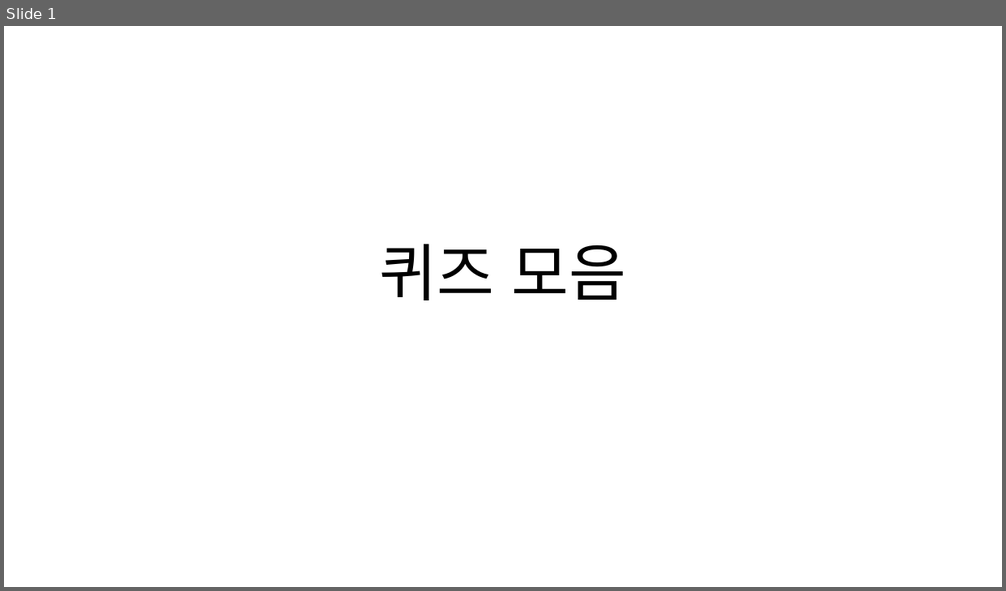
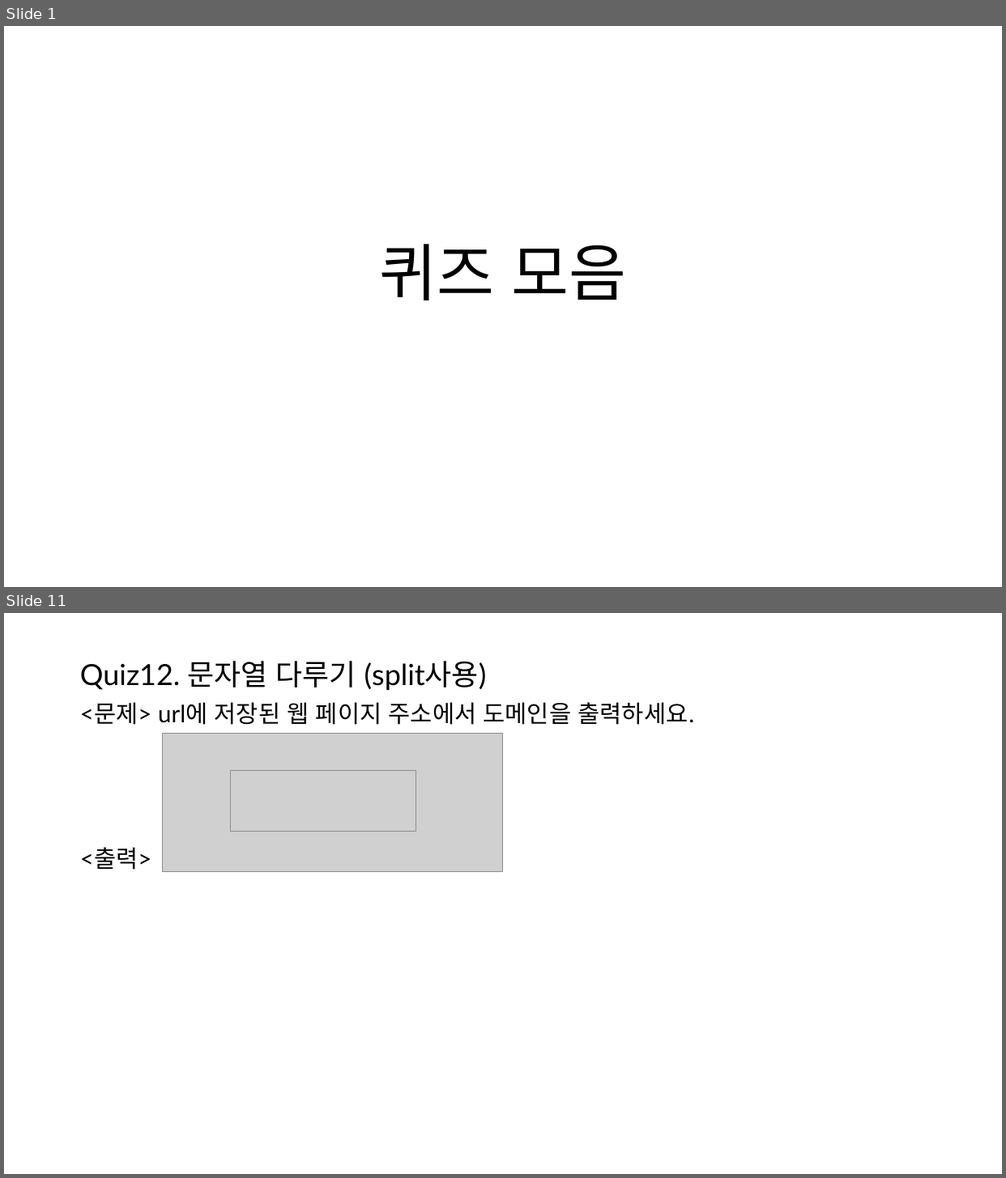
Before and after one commit to HongB1/2022-KHU-Bioinformatics-lab, a slide deck: image_slide/Quiz.pptx. Shown one above the other, each under a label of ours: slide 1 before the commit, slides 1 and 11 after it; the slides between them are not shown. The pictures are 1006x591 and 1006x1178 pixels, drawn with LibreOffice and Linux fonts; fonts in the diff are those of the drawing; grey boxes stand for pictures. Boxes give left, top, right and bottom in pixels: in the first picture for what was removed or moved away, otherwise in the second. Text is boxed around its words. In the diff, an @@ line names an element or a change of style, - is before the commit and + after.

```diff
--- a/image_slide/Quiz.pptx
+++ b/image_slide/Quiz.pptx
@@ slide 11 added at box(4, 613, 1002, 1174), background #FFFFFF @@
@@ text added at box(80, 661, 695, 870), 23 pt, text #000000 @@
+Quiz12. 문자열 다루기 (split사용)
+<문제> url에 저장된 웹 페이지 주소에서 도메인을 출력하세요.
+<출력>
@@ picture added at box(162, 734, 503, 872) @@
@@ picture added at box(231, 771, 416, 831) @@
```
Also in this commit, not shown: 36 other slides added, 1 other file.
